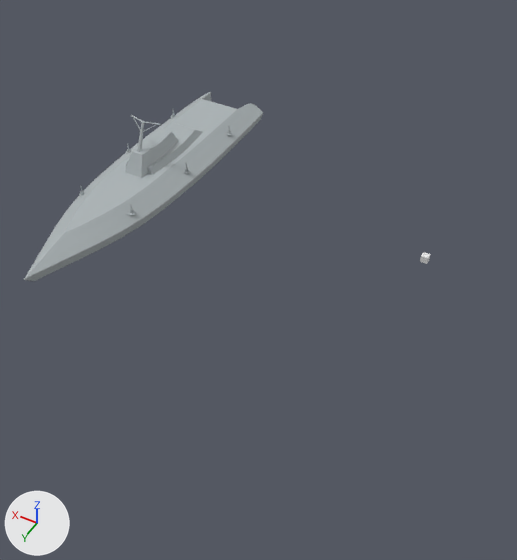
An edit to the Blender file Game/LevelBase.blend, drawn before and after from the same camera.
Rendered twice from a 50 mm lens placed at (-120.4, 152.3, 129.1), pointed at (-45.3, 19.1, -11.8). The axes (+X, +Y, +Z) are drawn at lower left. The lights are the same throughout.

Objects in the first picture: 'DummyTarget', 'HeroShipMain'.
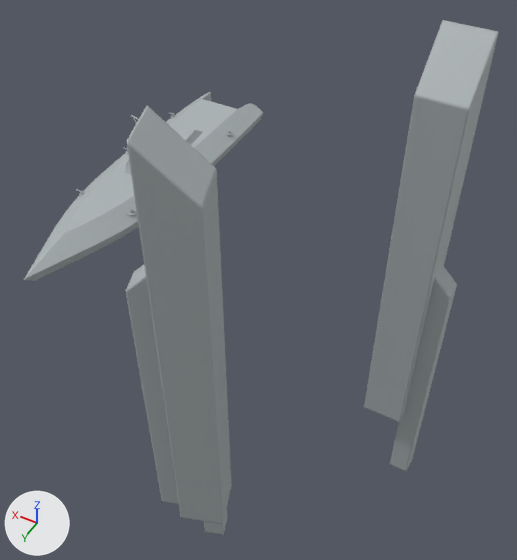
ob_hullmain is not drawn itself; it is the parent of ob_tower, ob_superstructure.

What differs and where, as boxes (x1, y1, x2, y2) in the pictures (517 x 560 px):
'DummyTarget.001', added
    after: (125, 105, 232, 535)
'DummyTarget', reshaped, moved, modifiers changed
    before: (420, 252, 430, 264)
    after: (364, 20, 498, 472)
part 1 of me_cube, built on
    before: (420, 252, 430, 264)
    after: (125, 20, 498, 535)

The edits, one by one:
me_cube is used by ob_dummytarget; location (-87.0, 0.0, 0.0).
me_cube had 8 vertices, 6 faces and spanned x -1.0..1.0, y -1.0..1.0, z -1.0..1.0.
me_cube now has 24 vertices, 18 faces and spans x -11.0..6.0, y -3.0..15.0, z -86.0..61.5.
me_cube part 1: the whole mesh is rebuilt.
me_cube part 2: the surface is now shaded smooth.
me_cube now uses material mat_gunmetal (grey #aeb5b8).
Object 'DummyTarget' (ob_dummytarget) moves from (-87.0, 0.0, 0.0) to (-87.0, 0.0, 5.0).
Object 'DummyTarget' (ob_dummytarget) gains a BEVEL modifier named 'Bevel'.
Modifier setting: width = 0.5.
Modifier setting: width_pct = 0.5.
Modifier setting: segments = 2.
Modifier setting: limit_method = 'NONE'.
Modifier setting: profile = 1.0.
Modifier setting: spread = 0.0.
Object 'HullMain' (ob_hullmain) loses its MIRROR modifier named 'Mirror'.
Modifier setting removed (it was use_clip = True).
Object 'DummyTarget.001' (ob_dummytarget_001) is new; it shows me_cube.
Its location is (-47.0, 70.0, 5.0).
Its rotation in degrees is (0, 0, 110).
It gains a BEVEL modifier named 'Bevel'.
Modifier setting: width = 0.5.
Modifier setting: width_pct = 0.5.
Modifier setting: segments = 2.
Modifier setting: limit_method = 'NONE'.
Modifier setting: profile = 1.0.
Modifier setting: spread = 0.0.
